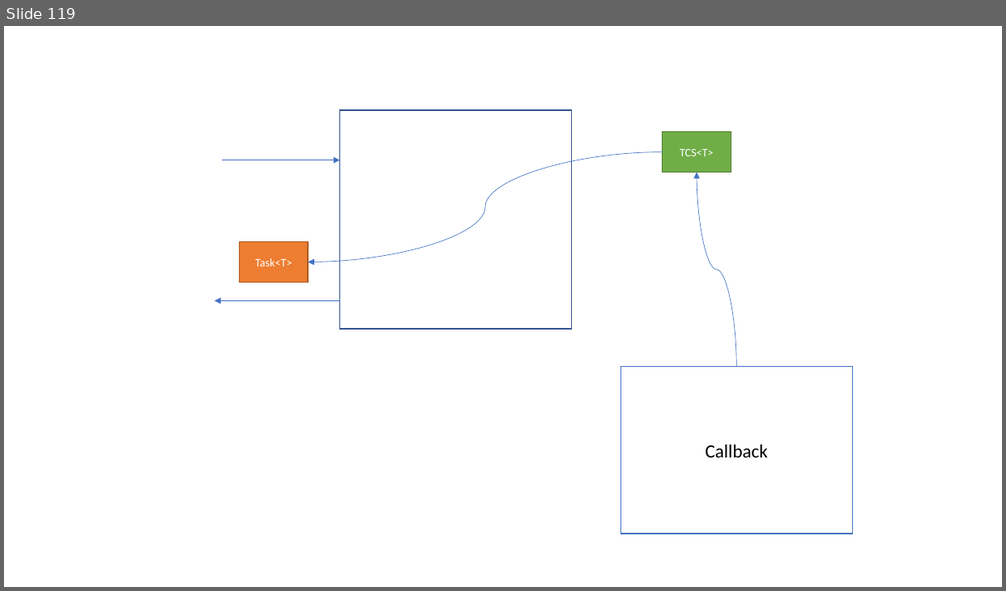
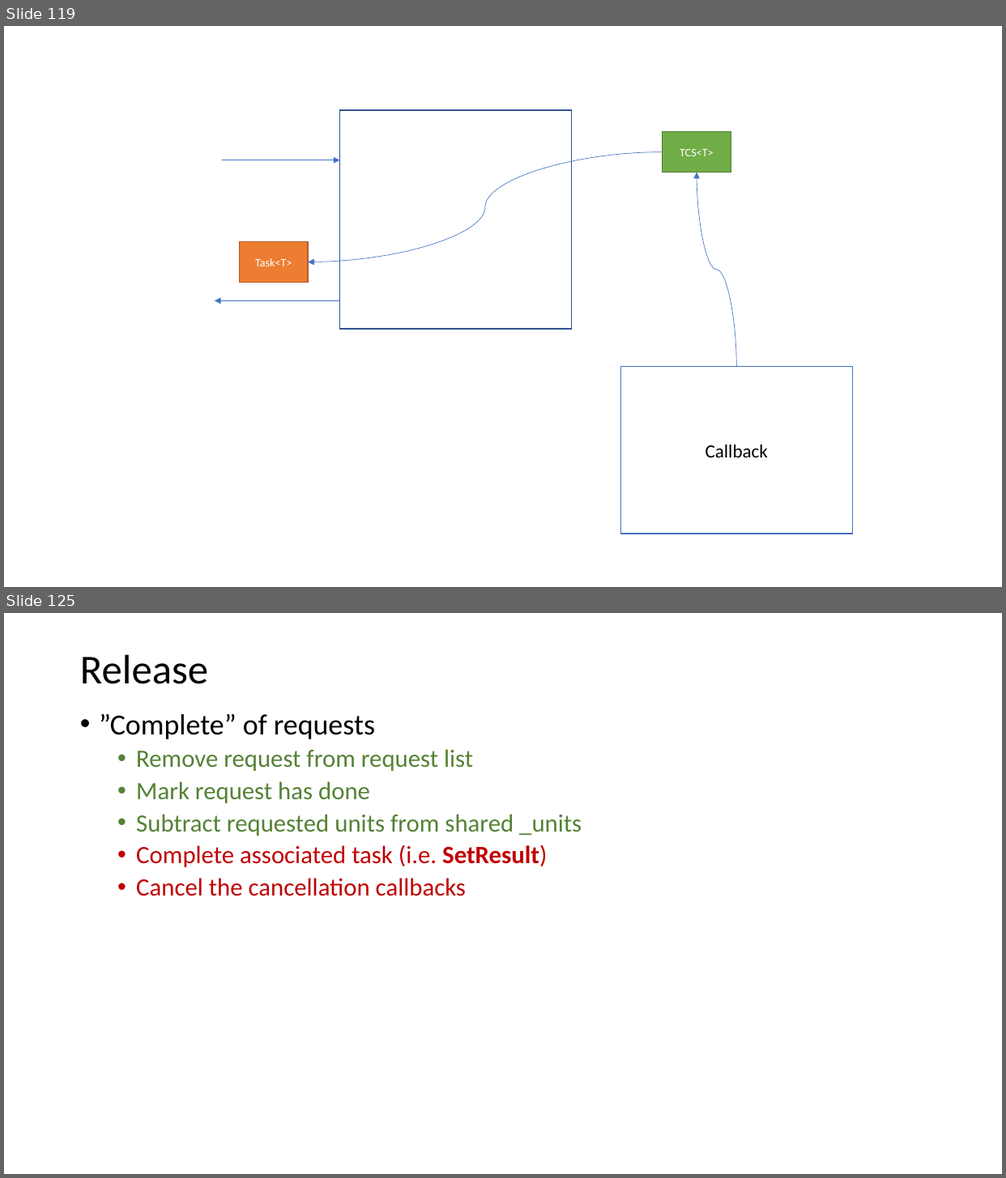
Before and after one commit to isel-leic-pc/s2021v-li51n, a slide deck: docs/threads.pptx. Shown one above the other, each under a label of ours: slide 119 before the commit, slides 119 and 125 after it; the slides between them are not shown. The pictures are 1006x591 and 1006x1178 pixels, drawn with LibreOffice and Linux fonts; fonts in the diff are those of the drawing. Boxes give left, top, right and bottom in pixels: in the first picture for what was removed or moved away, otherwise in the second. Text is boxed around its words. In the diff, an @@ line names an element or a change of style, - is before the commit and + after.

```diff
--- a/docs/threads.pptx
+++ b/docs/threads.pptx
@@ slide 125 added at [4,613,1002,1174], background #FFFFFF @@
@@ title added at [80,654,208,684], 39.6 pt, text #000000 @@
+Release
@@ text added at [99,713,582,897], 24 pt, text #548235 @@
+• ”Complete” of requests
+  • Remove request from request list
+  • Mark request has done
+  • Subtract requested units from shared _units
+  • Complete associated task (i.e. SetResult)
+  • Cancel the cancellation callbacks
```
Also in this commit, not shown: 6 other slides added, 4 other files.
